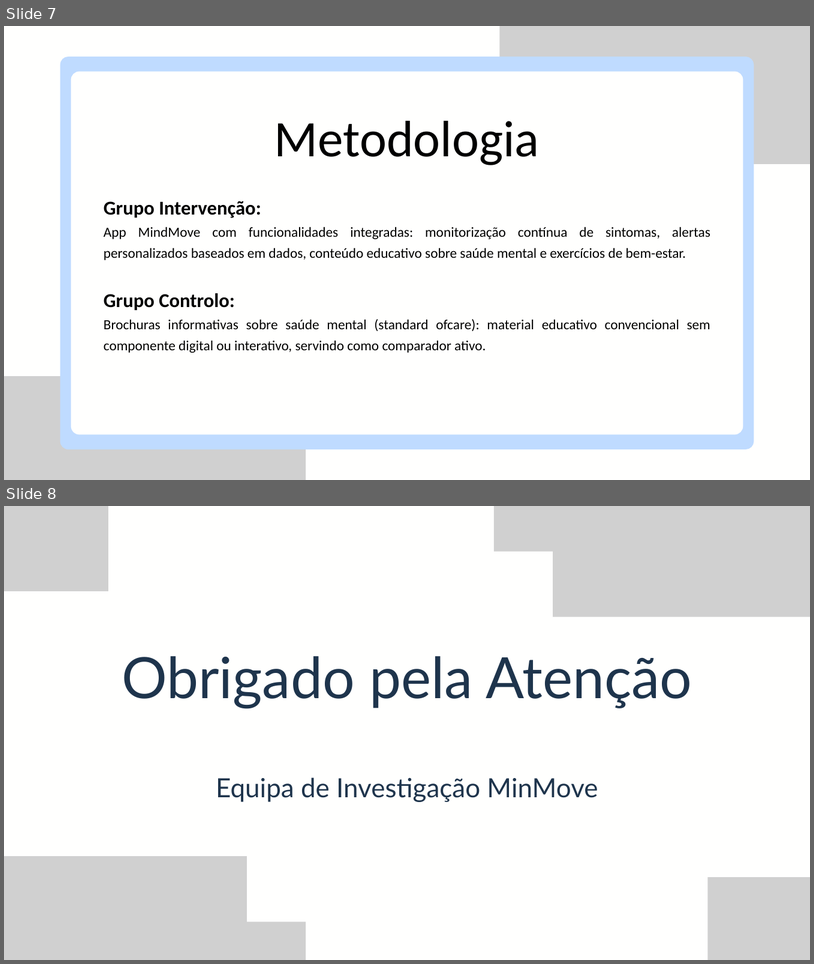
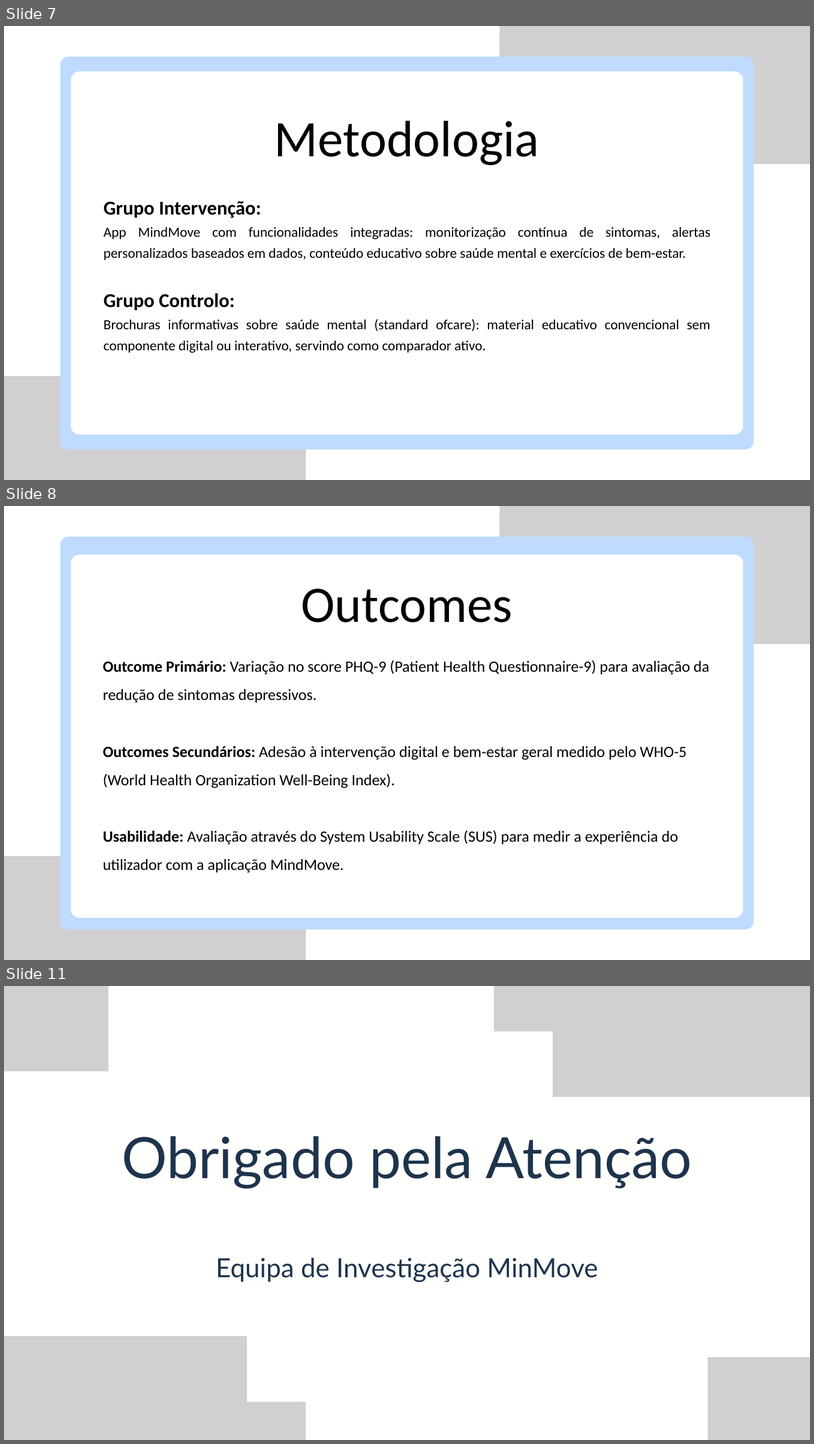
Before and after one commit to sofiawxys/Projeto_FerramentasProdutividade_G_2_E3, a slide deck: MindMove.pptx. Shown one above the other, each under a label of ours: slides 7 and 8 before the commit, slides 7, 8 and 11 after it; the slides between them are not shown. The pictures are 814x964 and 814x1444 pixels, drawn with LibreOffice and Linux fonts; fonts in the diff are those of the drawing; grey boxes stand for pictures. Boxes give left, top, right and bottom in pixels: in the first picture for what was removed or moved away, otherwise in the second. Text is boxed around its words. In the diff, an @@ line names an element or a change of style, - is before the commit and + after.

```diff
--- a/MindMove.pptx
+++ b/MindMove.pptx
@@ slide 8 added at bbox=[4, 506, 810, 960], background #FFFFFE @@
@@ picture added at bbox=[500, 506, 810, 579] @@
@@ picture added at bbox=[559, 506, 810, 644] @@
@@ freeform shape added at bbox=[60, 537, 754, 929], fill #BFDBFF @@
@@ freeform shape added at bbox=[71, 555, 743, 917], fill #FFFFFE @@
@@ text added at bbox=[302, 588, 513, 622], 91.3 pt, text #000000 @@
+Outcomes
@@ text added at bbox=[103, 660, 710, 873], 28 pt, text #000000 @@
+Outcome Primário: Variação no score PHQ-9 (Patient Health Questionnaire-9) para avaliação da redução de sintomas depressivos.
+Outcomes Secundários: Adesão à intervenção digital e bem-estar geral medido pelo WHO-5 (World Health Organization Well-Being Index).
+Usabilidade: Avaliação através do System Usability Scale (SUS) para medir a experiência do utilizador com a aplicação MindMove.
@@ picture added at bbox=[4, 856, 247, 960] @@
@@ picture added at bbox=[4, 921, 306, 960] @@
@@ what was slide 8 is now slide 11 @@
```
Also in this commit, not shown: 2 other slides added.
